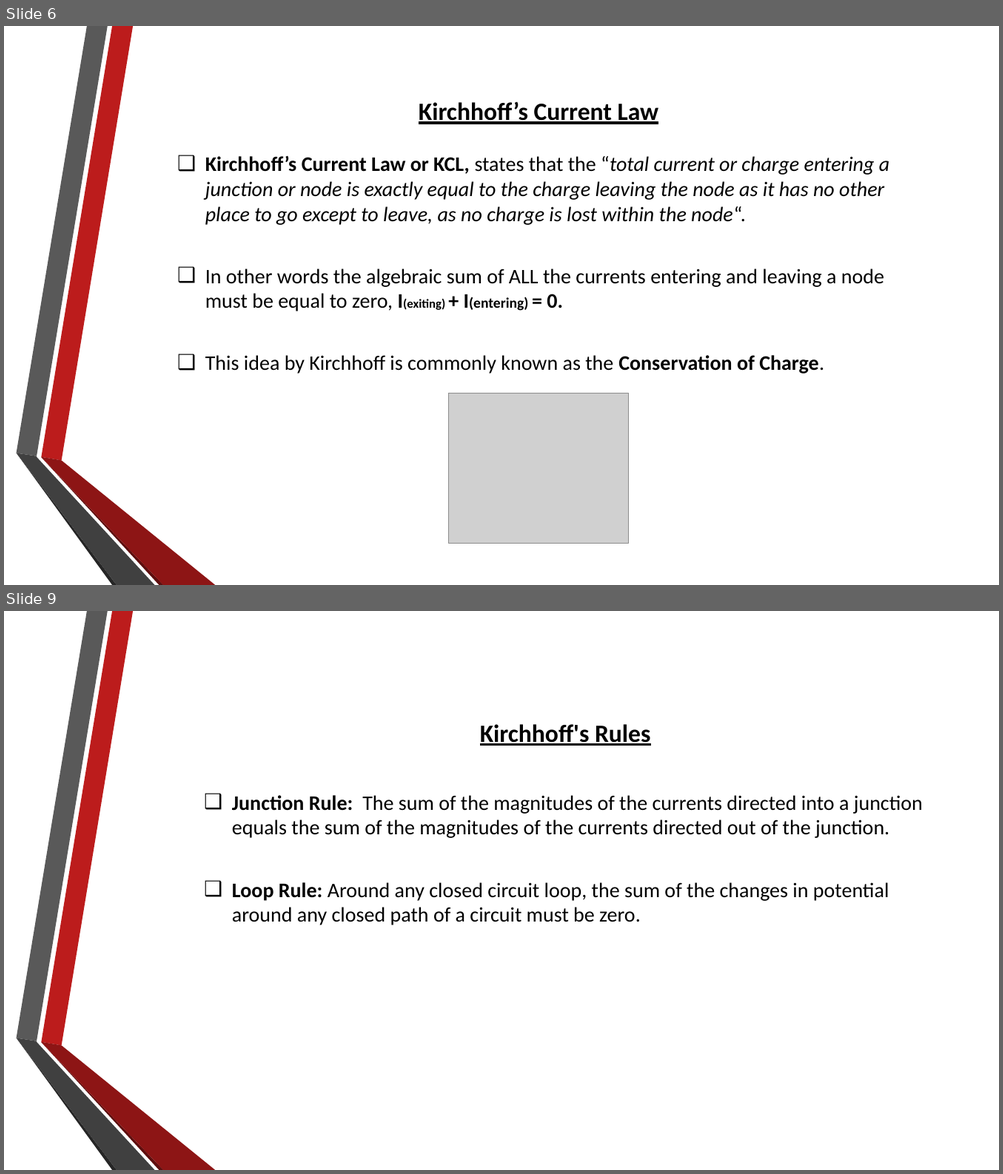
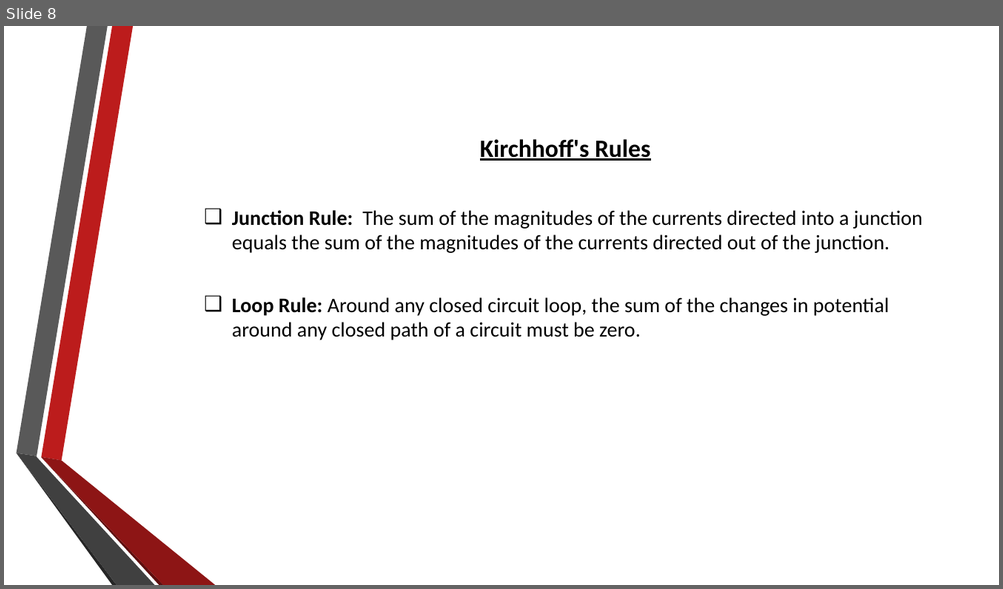
Before and after one commit to RahulAgrwal/Electrical-Virtual-lab, a slide deck: exp2/theoryimage/theory.pptx. Shown one above the other, each under a label of ours: slides 6 and 9 before the commit, slide 8 after it; the slides between them are not shown. The pictures are 1003x1174 and 1003x589 pixels, drawn with LibreOffice and Linux fonts; fonts in the diff are those of the drawing; grey boxes stand for pictures; background and template pictures are left out. Boxes give left, top, right and bottom in pixels: in the first picture for what was removed or moved away, otherwise in the second. Text is boxed around its words. In the diff, an @@ line names an element or a change of style, - is before the commit and + after.

```diff
--- a/exp2/theoryimage/theory.pptx
+++ b/exp2/theoryimage/theory.pptx
@@ slide 6 removed at [4, 26, 999, 585], background picture (left out); not listed: 6 template elements that a slide beside it also shows @@
@@ text removed at [205, 101, 889, 374] @@
-Kirchhoff’s Current Law
-❑ Kirchhoff’s Current Law or KCL, states that the “total current or charge entering a junction or node is exactly equal to the charge leaving the node as it has no other place to go except to leave, as no charge is lost within the node“.
-❑ In other words the algebraic sum of ALL the currents entering and leaving a node must be equal to zero, I(exiting) + I(entering) = 0.
-❑ This idea by Kirchhoff is commonly known as the Conservation of Charge.
@@ picture removed at [449, 394, 629, 544] @@
@@ what was slide 9 is now slide 8 @@
```
Also in this commit, not shown: 4 slides changed, 3 slides added, 3 other slides removed, 6 other files.
